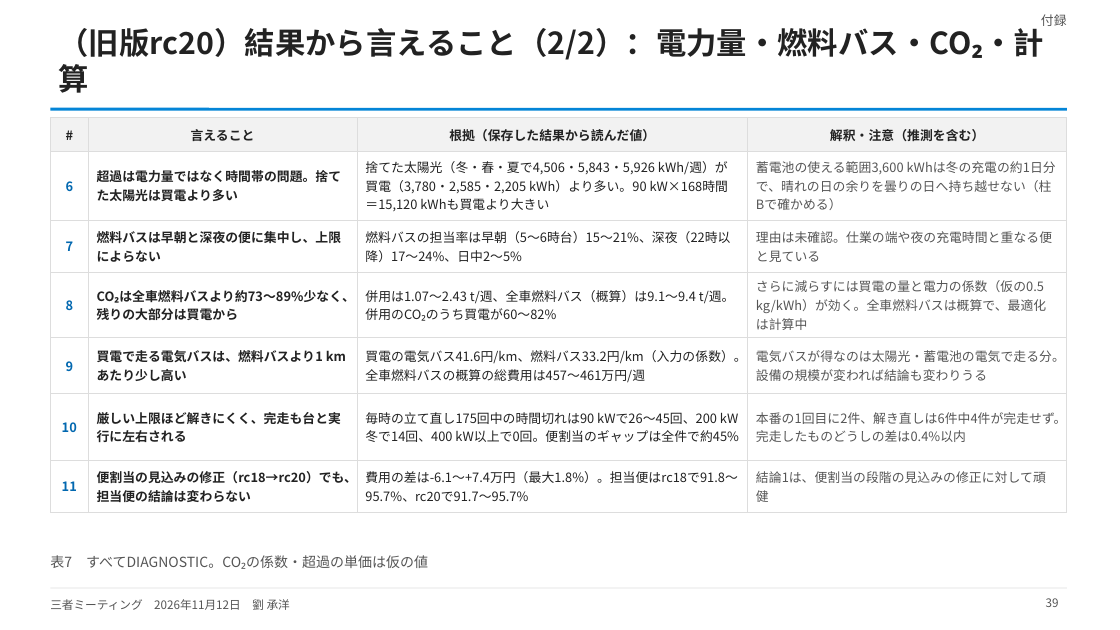
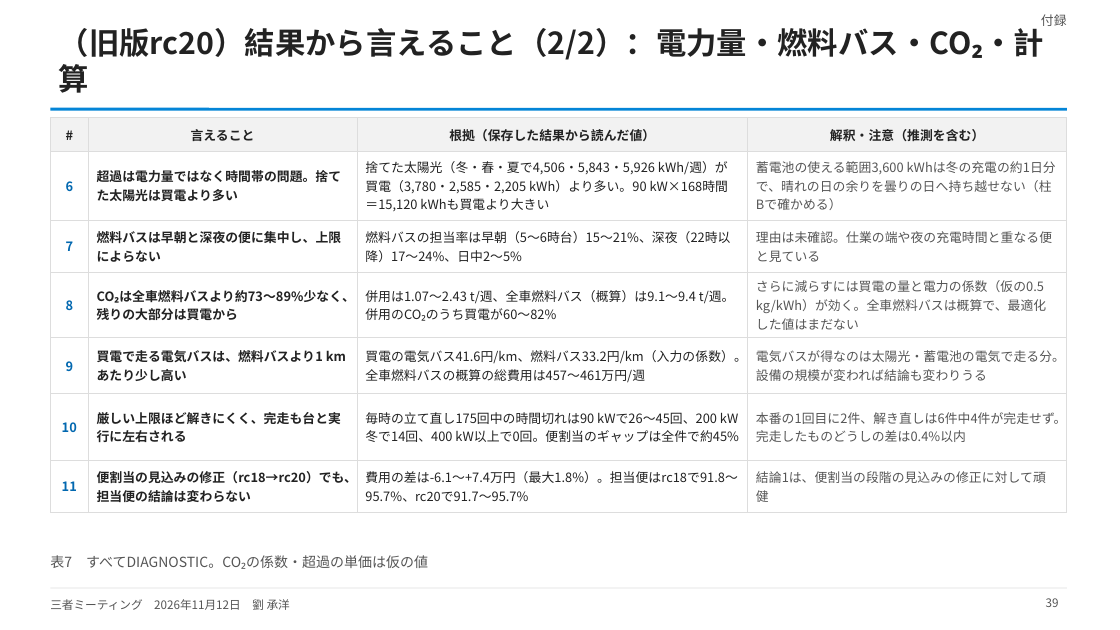
Before and after one commit to CYLIU2003/master-course, a slide deck: slide 39 of outcome/2026-11-12_three_party/three_party_20261112.pptx. Drawn at 1120x630 pixels with LibreOffice and Linux fonts; fonts in the diff are those of the drawing. Boxes give left, top, right and bottom in pixels: in the first picture for what was removed or moved away, otherwise in the second. Text is boxed around its words. In the diff, an @@ line names an element or a change of style, - is before the commit and + after.

```diff
--- a/outcome/2026-11-12_three_party/three_party_20261112.pptx
+++ b/outcome/2026-11-12_three_party/three_party_20261112.pptx
@@ table at (50,118,1067,506) @@
-row 4, column 4: さらに減らすには買電の量と電力の係数（仮の0.5 kg/kWh）が効く。全車燃料バスは概算で、最適化は計算中
+row 4, column 4: さらに減らすには買電の量と電力の係数（仮の0.5 kg/kWh）が効く。全車燃料バスは概算で、最適化した値はまだない
```
Also in this commit, not shown: 15 other slides changed, 3 other files.
